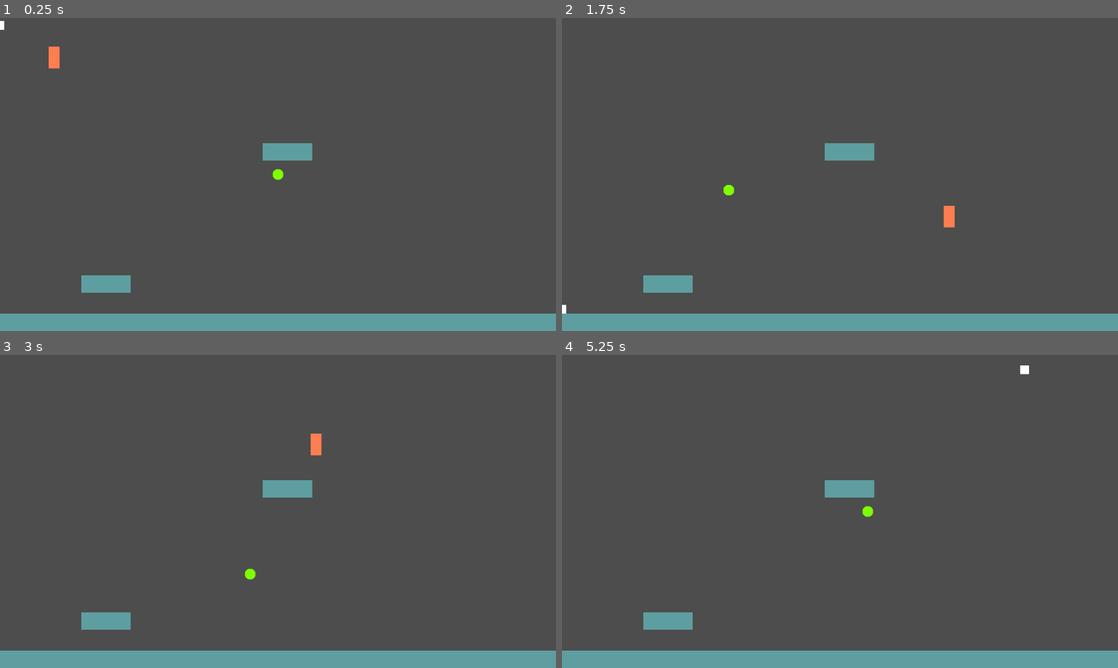
Above: before the commit, frames 1-4 (two rows, left to right).
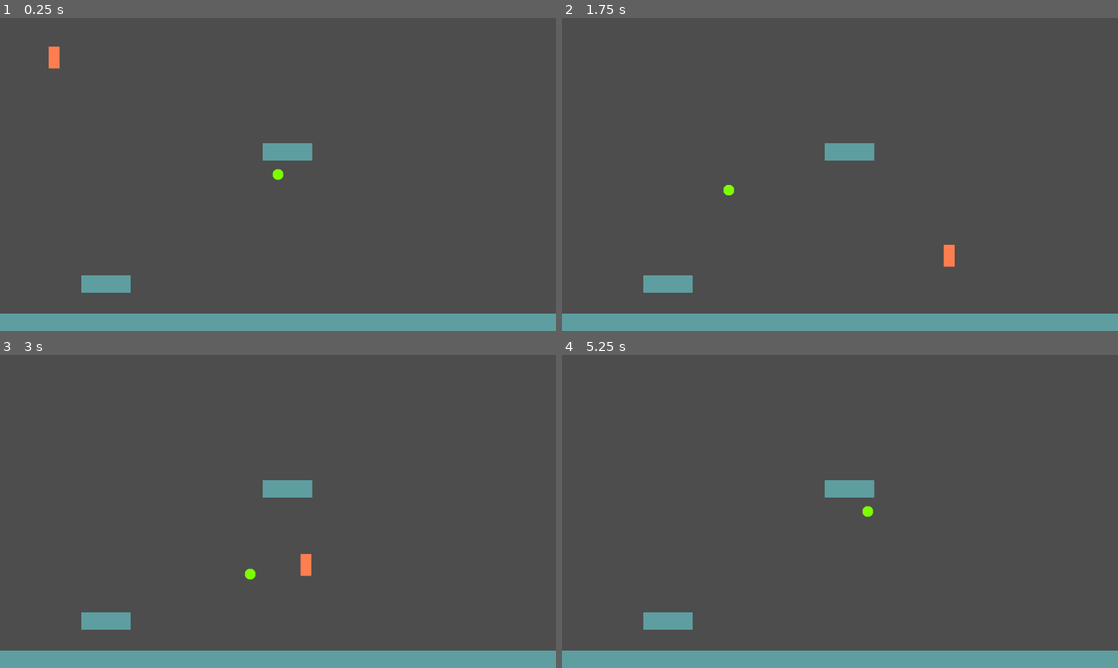
Above: after the commit, the same moments.

Repository: Kotuon/block_recoil
Game: Godot game, scene res://levels/sandbox.tscn
Two runs of this game, one before a commit and one after it. Both use one fixed random seed, a clock stepped at 60 frames per second and the inputs below.
Inputs (mouse positions are in pixels of both pictures, inside the frame that each line leads up to):
- Up to frame 1 (0.25 s): no input
- Up to frame 2 (1.75 s): move the mouse to (962, 158) at 0.52 s; hold D (walk_right) from 0.53 s (still down); tap Space (jump) at 0.6, 0.77, 1.07, 1.52, 1.55 s; move the mouse to (728, 190) at 1.27 s; right-click (728, 190) at 1.35 s
- Up to frame 3 (3 s): tap Space (jump) at 1.82, 2.3 s; move the mouse to (333, 442) at 2.02 s; release D (walk_right) at 2.03 s; press the mouse at (333, 442) at 2.03 s; hold A (walk_left) 2.03-2.78 s; move the mouse to (250, 574) at 2.77 s; release the mouse at (250, 574) at 2.78 s; hold D (walk_right) from 2.78 s (still down); tap R (take_coin) at 2.85 s
- Up to frame 4 (5.25 s): tap Space (jump) at 3.02, 3.05, 3.32, 3.6, 3.77, 4.07, 4.52, 4.55, 4.82, 5 s; move the mouse to (1006, 558) at 3.52 s; tap Enter at 4.25 s; move the mouse to (673, 464) at 4.27 s; release D (walk_right) at 4.28 s; hold A (walk_left) 4.28-5.03 s; right-click (673, 464) at 4.35 s; move the mouse to (867, 511) at 5.02 s; press the mouse at (867, 511) at 5.03 s; hold D (walk_right) from 5.03 s (still down)

The runs differ from the first frame. In frame 1, less than 0.1% of the frame differs, in the area x 0-1%, y 0-4%; in frame 2, 0.3%, in the area x 0-71%, y 60-95%; in frame 3, 0.3%; in frame 4, less than 0.1%.

Commit message:
Fixed a small bug where player could jump after having been in the air for awhile.

Diff:
--- a/characters/player.gd
+++ b/characters/player.gd
@@ -48,8 +48,10 @@
         can_coyote_jump = false
     coyote_timer.connect( "timeout", timeout_coyote )
 
+    # Coin object setup
     coin_ref = preload( "res://items/coin.tscn" ).instantiate()
     get_parent().add_child.call_deferred( coin_ref )
+    coin_ref.position = Vector2( -10000000.0, -10000000.0 )
 
 
 func _physics_process( _delta: float ) -> void:
@@ -98,6 +100,7 @@
 
     if !collision_result && last_collision_result:
         can_coyote_jump = true
+        coyote_timer.start()
 
     if Input.is_action_just_pressed( "jump" ):
         has_jump_input = true
@@ -107,4 +110,5 @@
 
     if ( is_on_floor() || can_coyote_jump ) && has_jump_input:
         has_jump_input = false
+        can_coyote_jump = false
         velocity.y = jump_speed * modifier
